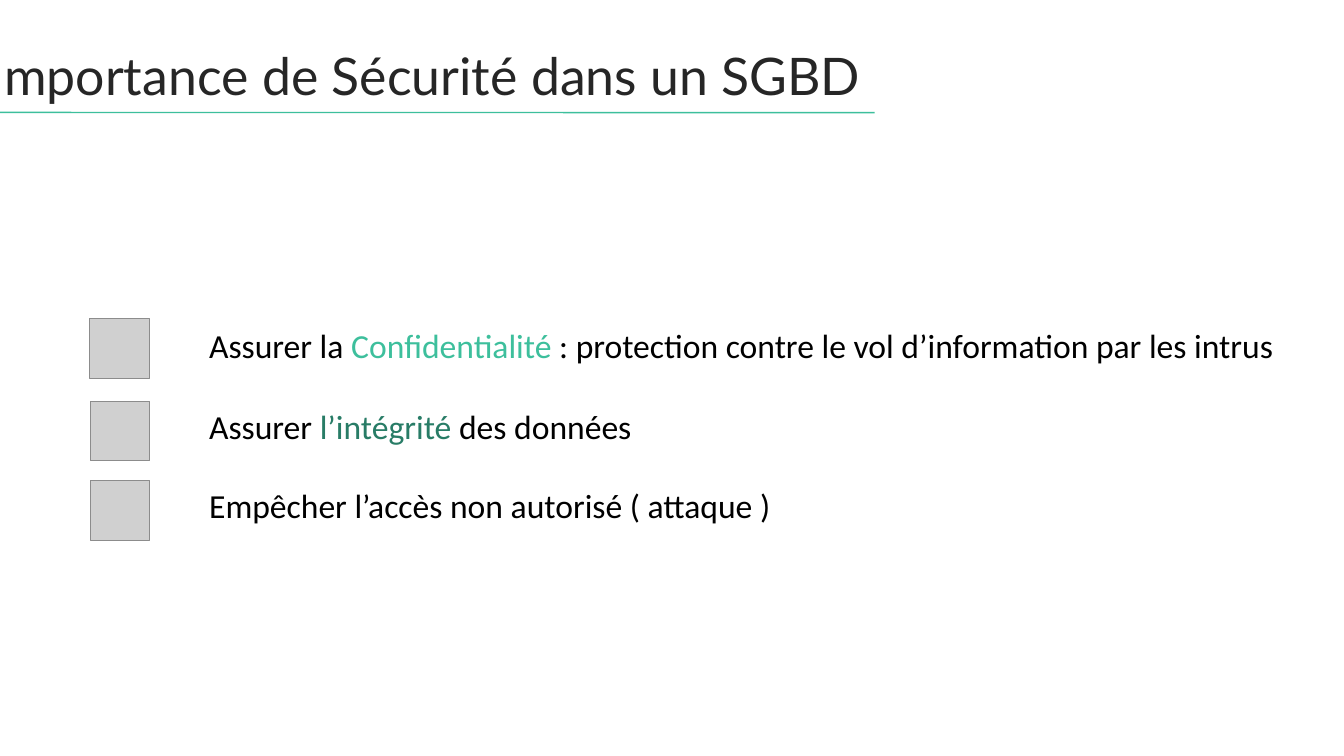
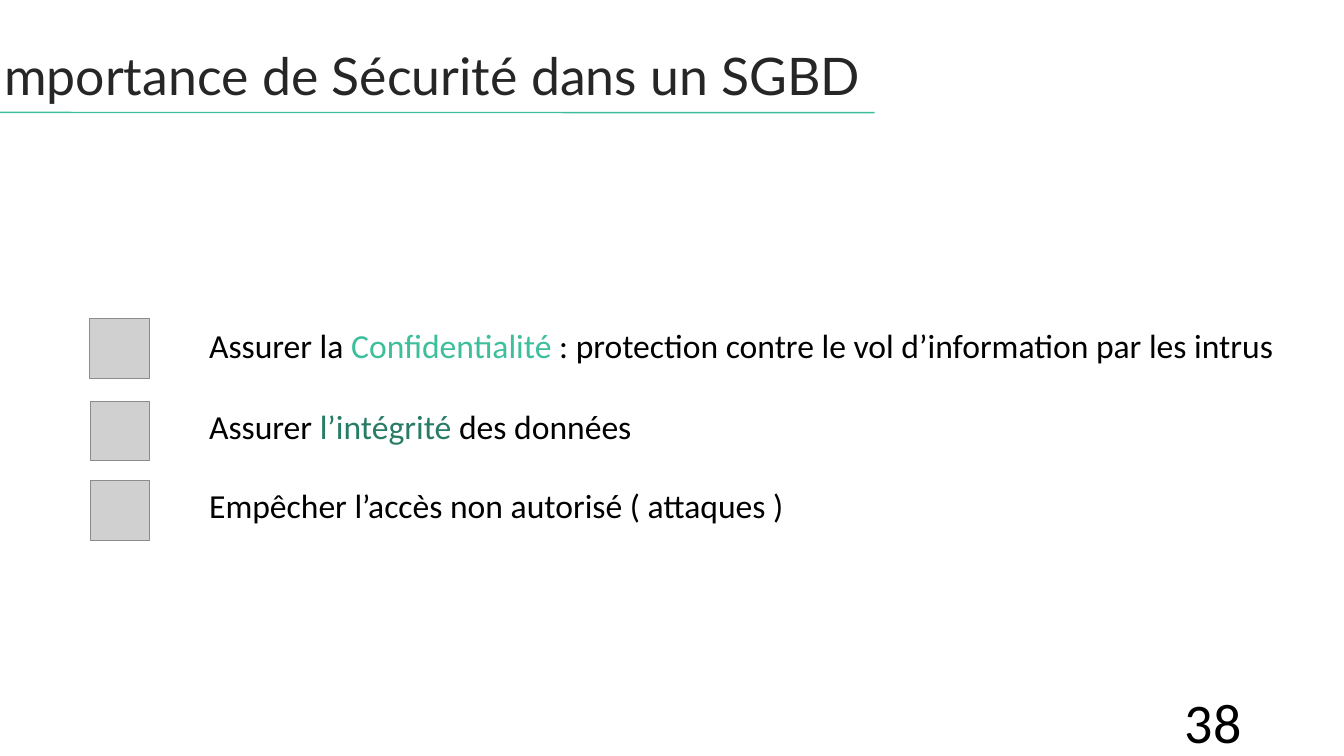
Before and after one commit to web-ai-master/academic-projects, a slide deck: slide 38 of Architecture SGBD/Project/presentation/Presentation-projet-SQLite.pptx. Drawn at 1344x756 pixels with LibreOffice and Linux fonts; fonts in the diff are those of the drawing; grey boxes stand for pictures. Boxes give left, top, right and bottom in pixels: in the first picture for what was removed or moved away, otherwise in the second. Text is boxed around its words. In the diff, an @@ line names an element or a change of style, - is before the commit and + after.

```diff
--- a/Architecture SGBD/Project/presentation/Presentation-projet-SQLite.pptx
+++ b/Architecture SGBD/Project/presentation/Presentation-projet-SQLite.pptx
@@ text at (x1=209, y1=494, x2=766, y2=524): text changed @@
-Empêcher l’accès non autorisé ( attaque )
+Empêcher l’accès non autorisé ( attaques )
@@ page number added at (x1=1185, y1=704, x2=1242, y2=744), 40 pt, text #000000 @@
+38
```
Also in this commit, not shown: 46 other slides changed, 32 other files.
